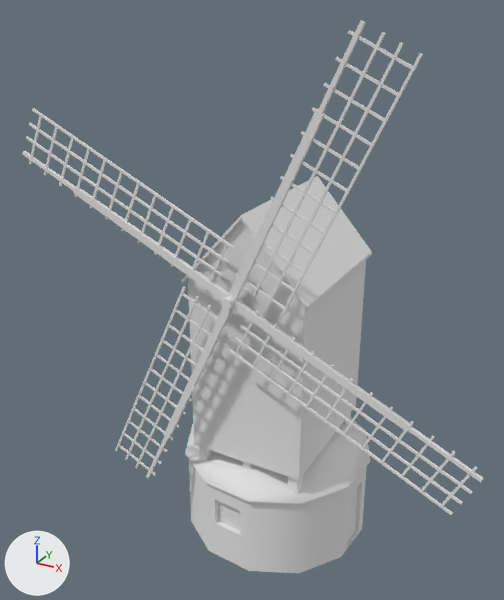
One commit to the OBJ model res/windmill.obj: the scene before it, then after it.
Camera for both pictures: a camera (50 mm lens) standing at (830.0, -1671.0, 1590.0) and looking at (-70.0, -34.0, 771.0). The lights are fixed; the arrows at lower left show +X, +Y and +Z. Where no turn or scale is listed for an object, it has been applied to the vertices.

The older version as bpy lines, for what is in view:
```python
me_windmill = bpy.data.meshes.new('windmill')
me_windmill.from_pydata(...)  # 714 vertices, 546 faces; spans x -666.0..666.0, y -298.0..305.0, z 0.0..1540.0
me_windmill.materials.append(mat_blinn1sg)  # white #e7e7e7
ob_windmill = bpy.data.objects.new('windmill', me_windmill)
ob_windmill.location = (0.0, 0.0, 0.0)
```
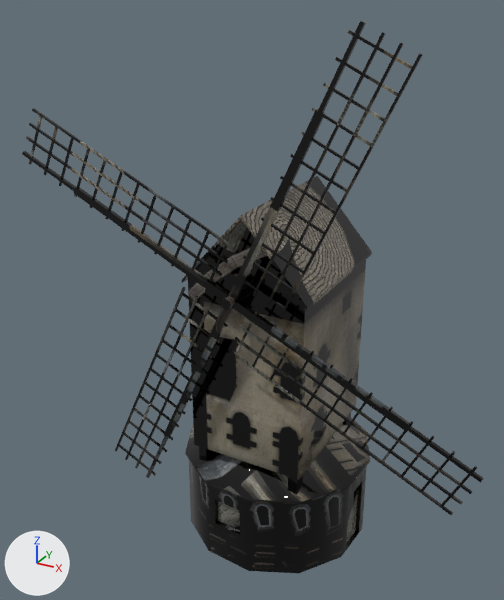
What the commit changed:
Picture 'windmill_001_base_COL.jpg' (img_windmill_001_base_col_jpg) is new.
Picture 'windmill_001_base_NOR.jpg' (img_windmill_001_base_nor_jpg) is new.
Picture 'windmill_001_base_SPEC.jpg' (img_windmill_001_base_spec_jpg) is new.
Material 'windmill' (mat_windmill) is new.
Uses the picture img_windmill_001_base_col_jpg.
Uses the picture img_windmill_001_base_nor_jpg.
Uses the picture img_windmill_001_base_spec_jpg.
me_windmill has 714 vertices, 546 faces and spans x -666.0..666.0, y -298.0..305.0, z 0.0..1540.0.
me_windmill no longer uses material mat_blinn1sg (white #e7e7e7).
me_windmill now uses material mat_windmill.

What differs and where, as boxes (x1, y1, x2, y2) in the pictures (504 x 600 px):
'windmill', recoloured
    both: (22, 21, 483, 573)
